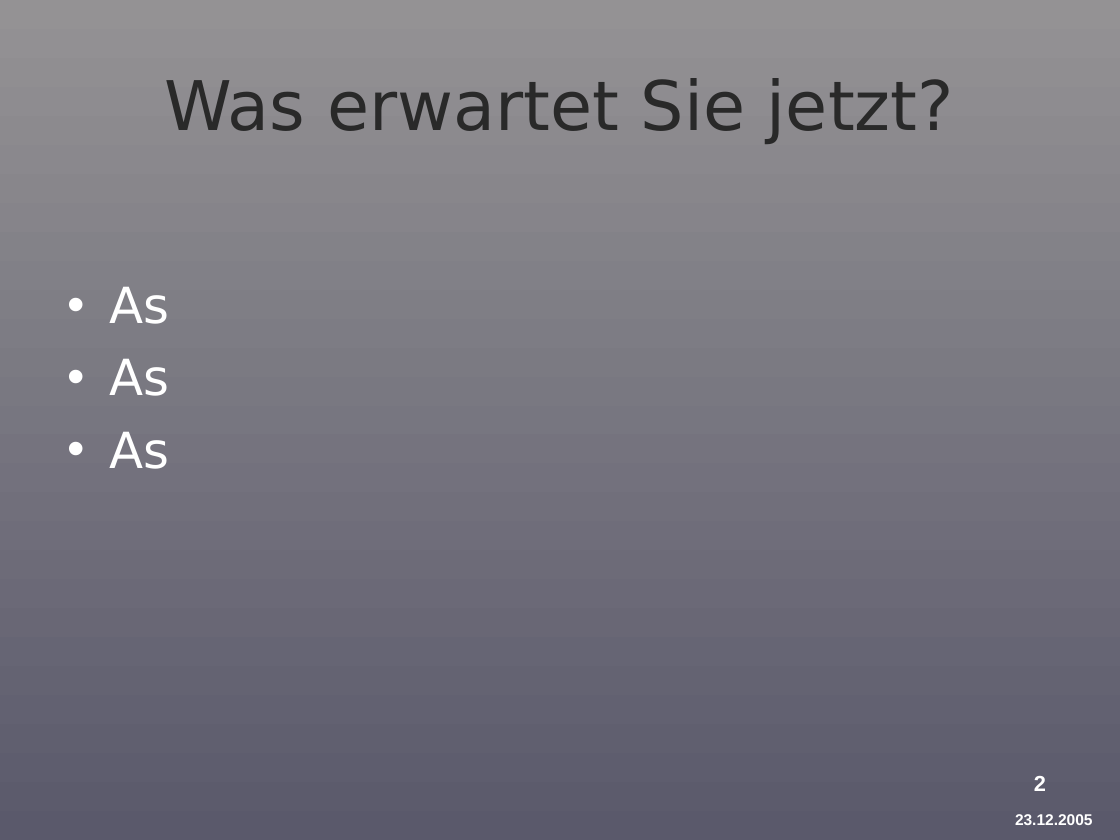
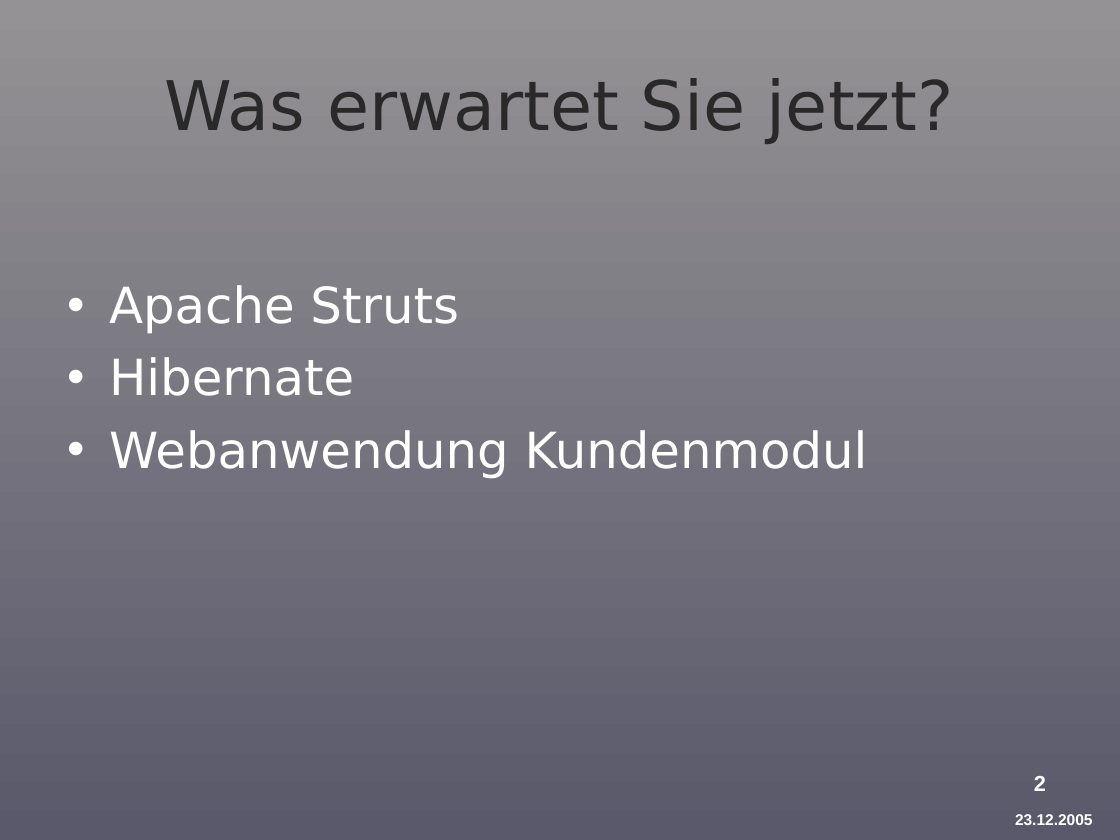
Before and after one commit to BackupTheBerlios/provirent-svn, a slide deck: slide 2 of docu/präsentation/Provirent-Vortrag-3-Forstner.ppt. Drawn at 1120x840 pixels with LibreOffice and Linux fonts; fonts in the diff are those of the drawing; background and template pictures are left out. Boxes give left, top, right and bottom in pixels: in the first picture for what was removed or moved away, otherwise in the second. Text is boxed around its words. In the diff, an @@ line names an element or a change of style, - is before the commit and + after.

```diff
--- a/docu/präsentation/Provirent-Vortrag-3-Forstner.ppt
+++ b/docu/präsentation/Provirent-Vortrag-3-Forstner.ppt
@@ text at bbox=[109, 285, 868, 479]: text changed @@
-• As
-• As
-• As
+• Apache Struts
+• Hibernate
+• Webanwendung Kundenmodul
```
Also in this commit, not shown: 9 slides added, 2 slides removed.
